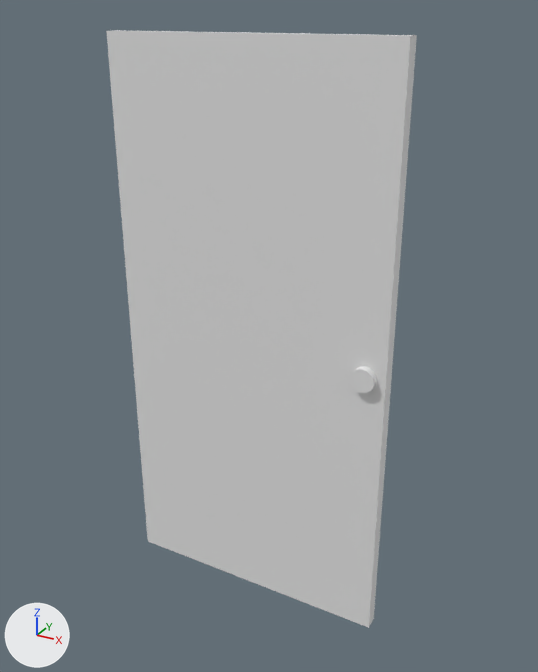
The FBX model Assets/Models/Structures/Door.fbx: old version first, new version second.
Rendered twice from a 50 mm lens placed at (-0.35, -7.67, 4.23), pointed at (-2.56, -3.64, 2.21). Every picture has the same lights, and +X, +Y and +Z are marked at lower left. Materials are left out; every surface is plain grey.

The first picture shows 'Door'.
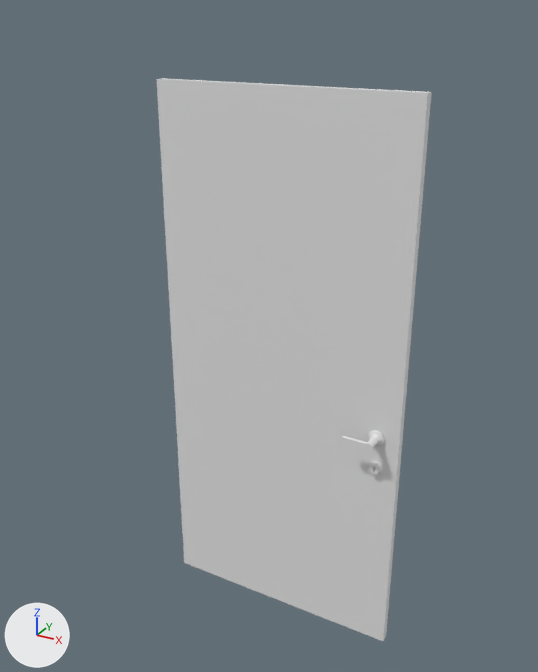
Diff of the bpy script that builds the scene:
```diff
--- a/Assets/Models/Structures/Door.fbx.py
+++ b/Assets/Models/Structures/Door.fbx.py
@@ me_door_001 @@
 # used by ob_door; location = (-3.7, -3.6, 0.1)
-me_door_001.from_pydata(...)  # 100 vertices, 68 faces; spans x 0.0..2.0, y -0.15..0.05, z 0.0..4.0
+me_door_001.from_pydata(...)  # 428 vertices, 416 faces; spans x 0.0..171.41, y 0.0..373.21, z -19.68..13.76
+# me_door_001 part 1: a new loose piece of 116 vertices spanning x 137.37..161.84, y 159.13..169.93, z 0.14..13.76
+# me_door_001 part 2: a new loose piece of 94 vertices spanning x 152.9..161.38, y 137.97..146.45, z -0.06..3.58
+# me_door_001 part 3: the loose piece of 64 vertices spanning x 1.78..1.94, y -0.15..0.05, z 1.92..2.08 is deleted
+# me_door_001 part 4
+# 35 vertices are removed from x 0.0..2.0, y -0.1..0.0, z 0.0..4.0
+# 34 faces are deleted
+# 7 vertices are added at x 0.0..171.41, y 0.0..373.21, z -6.16..0.0
+# 6 new faces join them
@@ ob_door @@
 ob_door = bpy.data.objects.new('Door', me_door_001)
-ob_door.location = (-3.7, -3.6, 0.1)
+ob_door.location = (-3.276, -3.772, 0.1)
+ob_door.rotation_euler = (1.571, 0.0, 0.0)  # degrees (90, 0, 0)
+ob_door.scale = (0.01, 0.01, 0.01)
```

Where the change shows, as pixel boxes (x1, y1, x2, y2) in the pictures (538 x 672 px):
'Door', reshaped, moved, turned, rescaled
    before: (106, 30, 417, 628)
    after: (157, 78, 432, 641)
part 1 of me_door_001, added
    after: (340, 430, 385, 451)
part 2 of me_door_001, added
    after: (369, 462, 382, 474)
part 3 of me_door_001, deleted
    before: (350, 366, 377, 393)
part 4 of me_door_001, cut back
    before: (106, 30, 417, 628)
    after: (157, 78, 432, 641)
